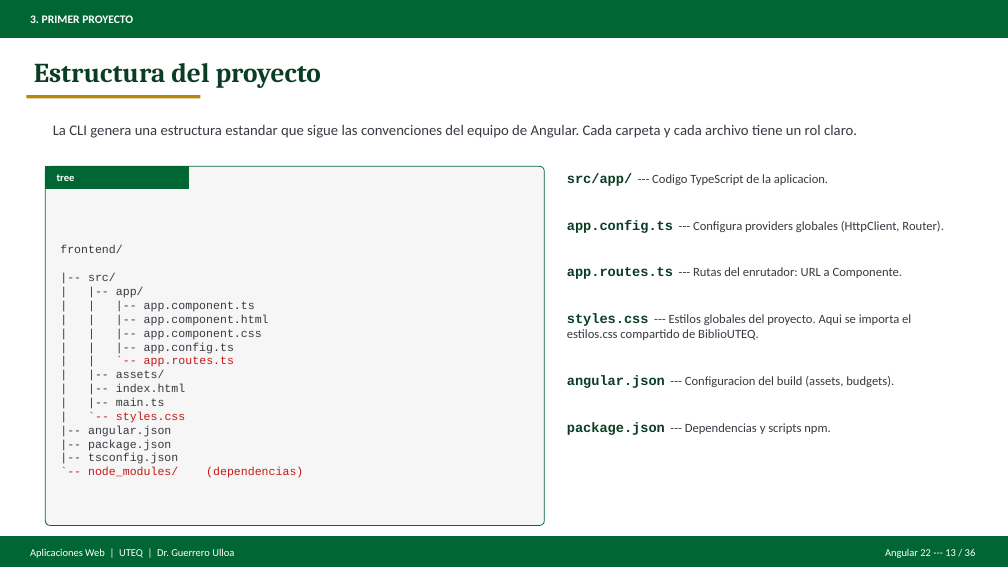
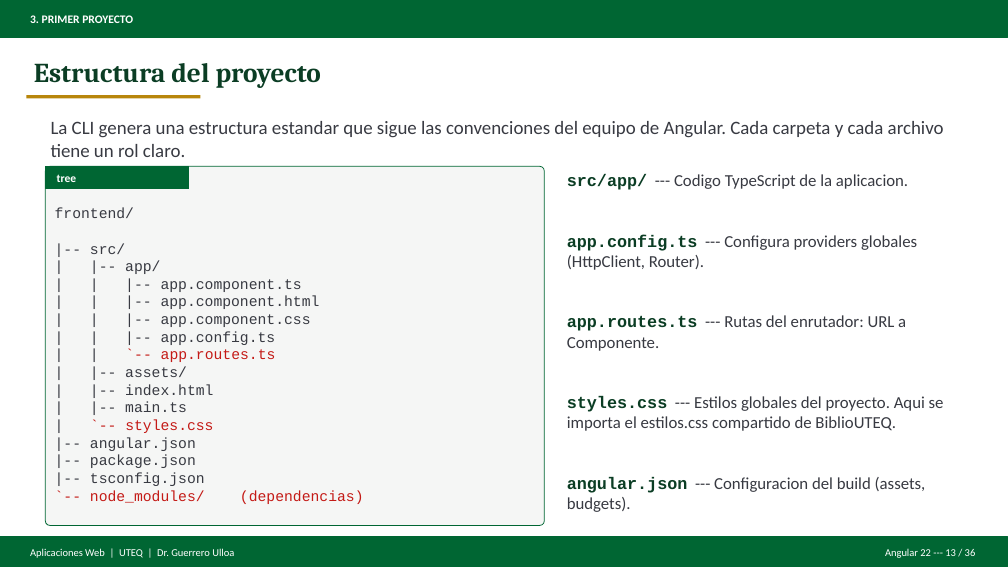
Before and after one commit to gleiston-guerrero/Asignaturas, a slide deck: slide 13 of AplicacionesWeb/Material de clases/Presentaciones/Deck_Angular22_REST.pptx. Drawn at 1008x567 pixels with LibreOffice and Linux fonts; fonts in the diff are those of the drawing. Boxes give left, top, right and bottom in pixels: in the first picture for what was removed or moved away, otherwise in the second. Text is boxed around its words. In the diff, an @@ line names an element or a change of style, - is before the commit and + after.

Commit message:
Material AppWeb - Angular

```diff
--- a/AplicacionesWeb/Material de clases/Presentaciones/Deck_Angular22_REST.pptx
+++ b/AplicacionesWeb/Material de clases/Presentaciones/Deck_Angular22_REST.pptx
@@ text "La CLI genera una estructura ..." at <box>51,121,944,157</box>: size 14 to 18 pt @@
@@ text "tree" at <box>57,174,77,182</box>: size 10 to 11 pt @@
@@ text "src/app/ --- Codigo TypeScript de ..." at <box>567,174,944,512</box>: size 13 to 16 pt in "src/app/", "app.config.ts", "app.routes.ts", "styles.css" and 2 more places; size 12 to 16 pt in "--- Codigo TypeScript de la aplicacion.", "--- Configura providers globales (HttpClient, Router).", "--- Rutas del enrutador: URL a Componente.", "--- Estilos globales del proyecto. Aqui se ..." and 2 more places @@
@@ text "frontend/": place and size @@
-text "frontend/" at <box>60,245,303,478</box>
+text "frontend/" at <box>55,208,320,486</box>
@@ text "frontend/" at <box>55,208,320,486</box>: size 11 to 14 pt @@
```
Also in this commit, not shown: 7 other slides changed, 5 other files.
